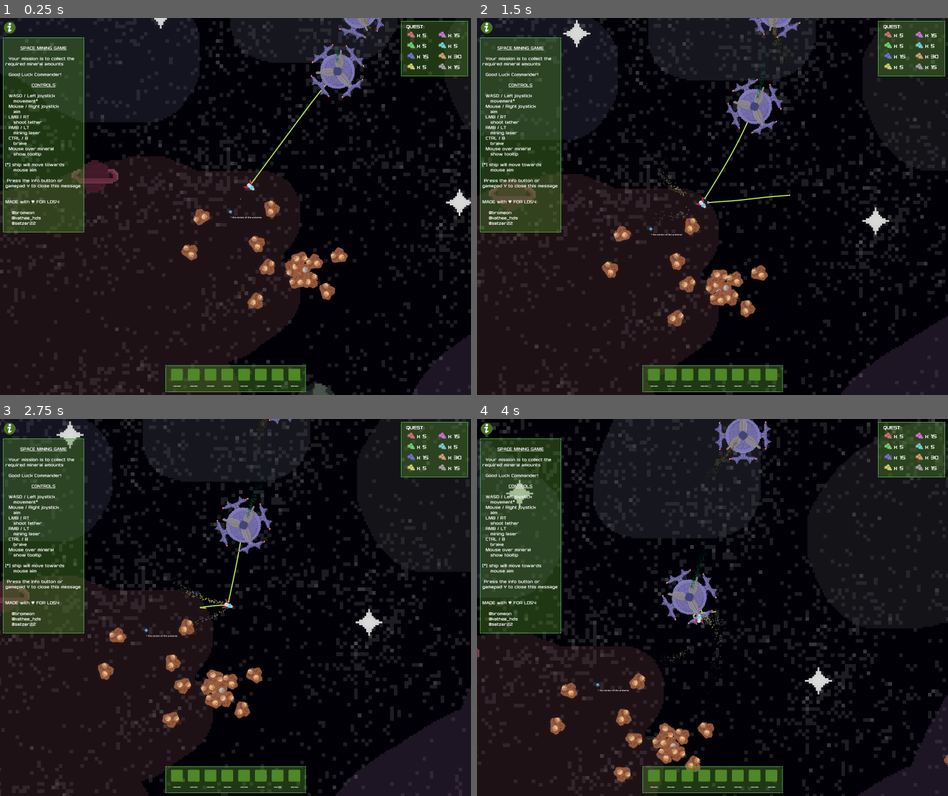
Above: before the commit, frames 1-4 (two rows, left to right).
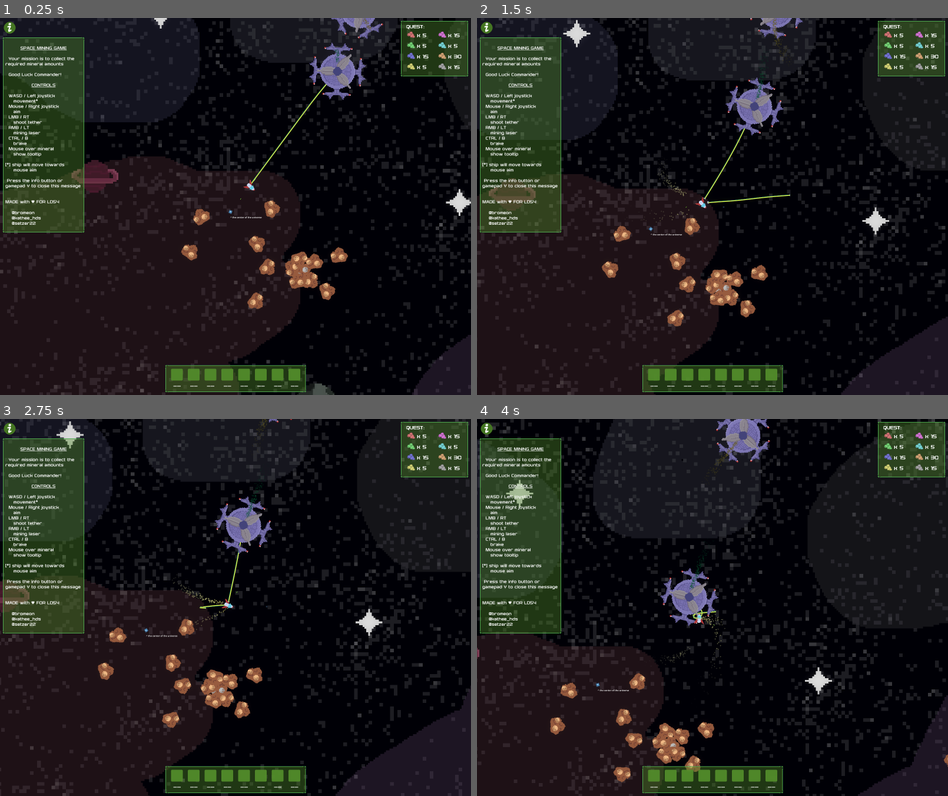
Above: after the commit, the same moments.

Repository: Bromeon/LudumDare54
Game: Godot game, scene res://Scenes/Main/Main.tscn
Same seed, same stepped clock (60 frames per second), same inputs: the game is played once before the commit and once after it. The engine's default icon, where the game draws it, is replaced by a stand-in: a white triangle on a blue panel in a dark square.
Inputs (mouse positions are in pixels of both pictures, inside the frame that each line leads up to):
- Up to frame 1 (0.25 s): no input
- Up to frame 2 (1.5 s): move the mouse to (816, 187) at 0.52 s; hold D (Right) 0.53-1.28 s; hold Right mouse button (ShootLaser) 0.53-1.28 s; click (816, 187) at 0.67 s; move the mouse to (618, 225) at 1.27 s; hold Ctrl (Brake) from 1.28 s (still down); tap Space (ShootTether) at 1.35 s
- Up to frame 3 (2.75 s): move the mouse to (282, 524) at 2.02 s; release Ctrl (Brake) at 2.03 s; hold D (Right) from 2.03 s (still down); hold Right mouse button (ShootLaser) from 2.03 s (still down)
- Up to frame 4 (4 s): move the mouse to (688, 682) at 2.77 s; release D (Right) at 2.78 s; release Right mouse button (ShootLaser) at 2.78 s; hold W (Up) 2.78-3.53 s; tap Space (ShootTether) at 2.85 s; click (688, 682) at 2.92 s; move the mouse to (853, 664) at 3.52 s; hold A (Left) from 3.53 s (still down); hold Right mouse button (ShootLaser) from 3.53 s (still down)

The runs differ from the first frame. In frame 1, 0.8% of the frame differs, in the area x 65-82%, y 0-22%; in frame 2, 0.8%; in frame 3, 0.6%; in frame 4, 1.1%, in the area x 38-63%, y 0-55%.

Commit message:
New rocket sprite

Diff:
--- a/Scenes/Main/Main.tscn
+++ b/Scenes/Main/Main.tscn
@@ -147,6 +147,7 @@
 color = Color(1, 0, 0, 1)
 effect_radius = 500.0
 speed = 500.0
+is_rocket = true
 
 [node name="Rocket2" parent="2DRoot/SupplyPaths" instance=ExtResource("4_6dkld")]
 position = Vector2(-3753, -2658)
@@ -155,6 +156,7 @@
 color = Color(1, 0, 0, 1)
 effect_radius = 500.0
 speed = 500.0
+is_rocket = true
 
 [node name="Supply6" parent="2DRoot/SupplyPaths" instance=ExtResource("4_6dkld")]
 position = Vector2(3353, -1068)
--- /dev/null
+++ b/Scenes/SupplyShip/SupplyRocket.tscn
@@ -0,0 +1,18 @@
+[gd_scene load_steps=4 format=3 uid="uid://bocp1l3gceai8"]
+
+[ext_resource type="PackedScene" uid="uid://ci31wbu1otvju" path="res://Scenes/SupplyShip/SupplyShipSprite.tscn" id="1_83fma"]
+[ext_resource type="Texture2D" uid="uid://d0xjst3b1lj1x" path="res://Assets/Sprites/Rocket_V1.png" id="2_3jhai"]
+
+[sub_resource type="CapsuleShape2D" id="CapsuleShape2D_6602c"]
+radius = 43.0
+height = 332.0
+
+[node name="Ship" instance=ExtResource("1_83fma")]
+
+[node name="Sprite" parent="." index="0"]
+rotation = 0.0
+texture = ExtResource("2_3jhai")
+
+[node name="CollisionShape2D" parent="StaticBody2D" index="0"]
+rotation = 3.14159
+shape = SubResource("CapsuleShape2D_6602c")
--- a/Scenes/SupplyShip/SupplyShip.gd
+++ b/Scenes/SupplyShip/SupplyShip.gd
@@ -6,6 +6,7 @@
 @export var hue: float = 0.0
 @export var effect_radius: float
 @export var speed: float
+@export var is_rocket: bool
 
 @onready var follow := $PathFollow2D
 @onready var graphics := $PathFollow2D/Ship
@@ -31,6 +32,20 @@
 
 	follow.progress_ratio = 0.9
 
+	# HACK: We do some Scene tree surgery to change the Ship
+	# sprite scene with an inherited version, but taking care
+	# to keep the GpuParticles2D as is.
+	if is_rocket:
+		var gpu_particles = $PathFollow2D/Ship/GPUParticles2D
+		gpu_particles.get_parent().remove_child(gpu_particles)
+		var old_ship = $PathFollow2D/Ship
+		old_ship.queue_free()
+		var rocket_ship_scn = preload("res://Scenes/SupplyShip/SupplyRocket.tscn")
+		var rocket_ship = rocket_ship_scn.instantiate()
+		$PathFollow2D.add_child(rocket_ship)
+		rocket_ship.add_child(gpu_particles)
+
+
 
 # Called every frame. 'delta' is the elapsed time since the previous frame.
 func _process(delta):
--- a/Scenes/SupplyShip/SupplyShipSprite.tscn
+++ b/Scenes/SupplyShip/SupplyShipSprite.tscn
@@ -17,7 +17,7 @@
 unique_name_in_owner = true
 texture_filter = 1
 material = SubResource("ShaderMaterial_ktr5l")
-rotation = 2.39285
+rotation = -1.5708
 scale = Vector2(6, 6)
 texture = ExtResource("2_x2tow")
 
Binary file added: Assets/Sprites/Rocket_V1.aseprite
Binary file added: Assets/Sprites/Rocket_V1.png
Not shown, added: Assets/Sprites/Rocket_V1.png.import
